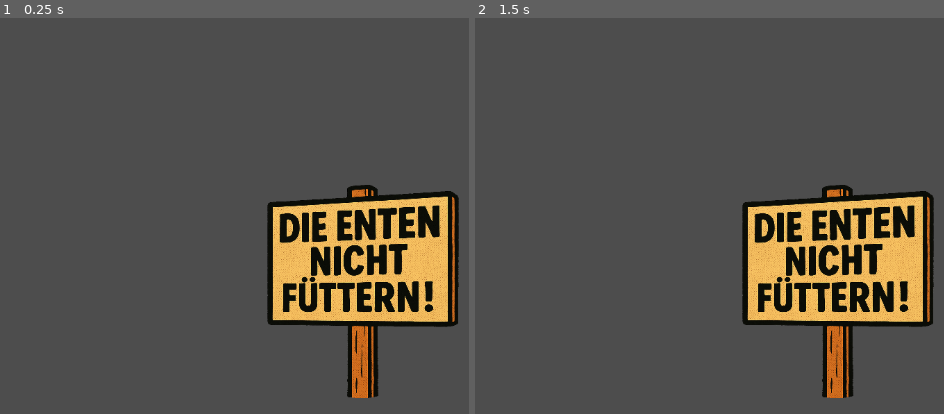
Above: before the commit, frames 1-2 (left to right).
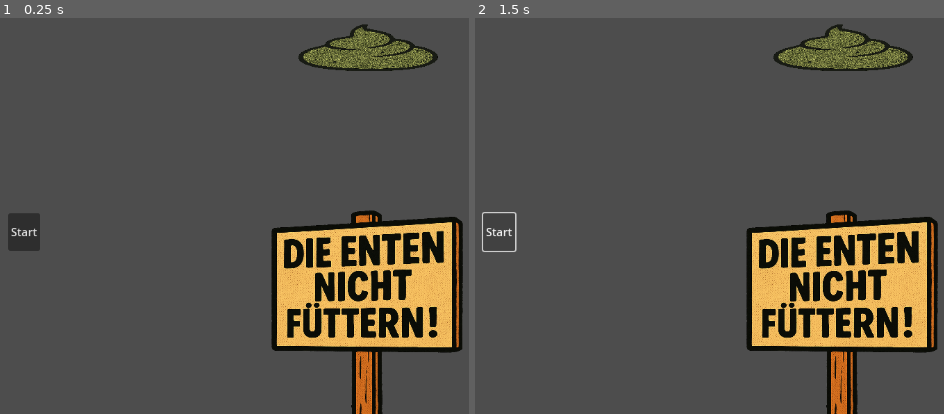
Above: after the commit, the same moments.

Repository: baguette-ballett/baguette-ballett
Game: Godot game, scene res://scenes/intro/intro.tscn
Same seed, same stepped clock (60 frames per second), same inputs: the game is played once before the commit and once after it. This scene is started directly instead of the project's main scene.
Inputs (mouse positions are in pixels of both pictures, inside the frame that each line leads up to):
- Up to frame 1 (0.25 s): no input
- Up to frame 2 (1.5 s): click (498, 231) at 0.5 s, where only the run after the commit has a clickable "Start"; click (498, 231) at 1.25 s, where only the run after the commit has a clickable "Start"

The runs differ from the first frame. In frame 1, 16% of the frame differs, in the area x 1-99%, y 1-100%; in frame 2, 16%.

Commit message:
Start Scene Button and Poop

Diff:
--- /dev/null
+++ b/scenes/intro/duckpoop.gd
@@ -0,0 +1,5 @@
+extends CharacterBody2D
+
+func _physics_process(delta):
+	velocity = Vector2(0, 300)
+	move_and_slide()
--- /dev/null
+++ b/scenes/intro/intro.gd
@@ -0,0 +1 @@
+extends Node2D
--- a/scenes/intro/intro.tscn
+++ b/scenes/intro/intro.tscn
@@ -1,15 +1,43 @@
-[gd_scene load_steps=3 format=3 uid="uid://cmeelins4i38s"]
+[gd_scene load_steps=7 format=3 uid="uid://cmeelins4i38s"]
 
+[ext_resource type="Script" uid="uid://wqyldb5ltt6k" path="res://scenes/intro/intro.gd" id="1_8twl8"]
 [ext_resource type="Texture2D" uid="uid://b1gs4c58kfka4" path="res://assets/sprites/notfeedducks_sign_clean.png" id="1_ioskq"]
 [ext_resource type="AudioStream" uid="uid://cxo7w6r4tcioq" path="res://assets/sounds/duckstart_and_quack.mp3" id="2_yjqpq"]
+[ext_resource type="Texture2D" uid="uid://dt7mr2ybv7dc7" path="res://assets/sprites/duckpoop.png" id="3_teox7"]
+[ext_resource type="Script" uid="uid://cyxtftd24c51c" path="res://scenes/intro/duckpoop.gd" id="4_ir5dn"]
+
+[sub_resource type="CircleShape2D" id="CircleShape2D_ir5dn"]
 
 [node name="Intro" type="Node2D"]
+script = ExtResource("1_8twl8")
 
 [node name="Clean Sign" type="Sprite2D" parent="."]
-position = Vector2(962, 473)
+position = Vector2(968, 510)
 scale = Vector2(0.354492, 0.334473)
 texture = ExtResource("1_ioskq")
 
 [node name="AudioStreamPlayer" type="AudioStreamPlayer" parent="."]
 stream = ExtResource("2_yjqpq")
 autoplay = true
+
+[node name="Buttons" type="BoxContainer" parent="."]
+offset_left = 451.0
+offset_top = 359.0
+offset_right = 611.0
+offset_bottom = 413.0
+
+[node name="StartButton" type="Button" parent="Buttons"]
+layout_mode = 2
+text = "Start"
+
+[node name="Sprite2D" type="Sprite2D" parent="."]
+position = Vector2(969, 120)
+scale = Vector2(0.225098, 0.108398)
+texture = ExtResource("3_teox7")
+
+[node name="Duckpoop" type="CharacterBody2D" parent="Sprite2D"]
+scale = Vector2(0.157715, 0.109375)
+script = ExtResource("4_ir5dn")
+
+[node name="CollisionShape2D" type="CollisionShape2D" parent="Sprite2D/Duckpoop"]
+shape = SubResource("CircleShape2D_ir5dn")
Not shown, added: scenes/intro/duckpoop.gd.uid
Not shown, added: scenes/intro/intro.gd.uid
